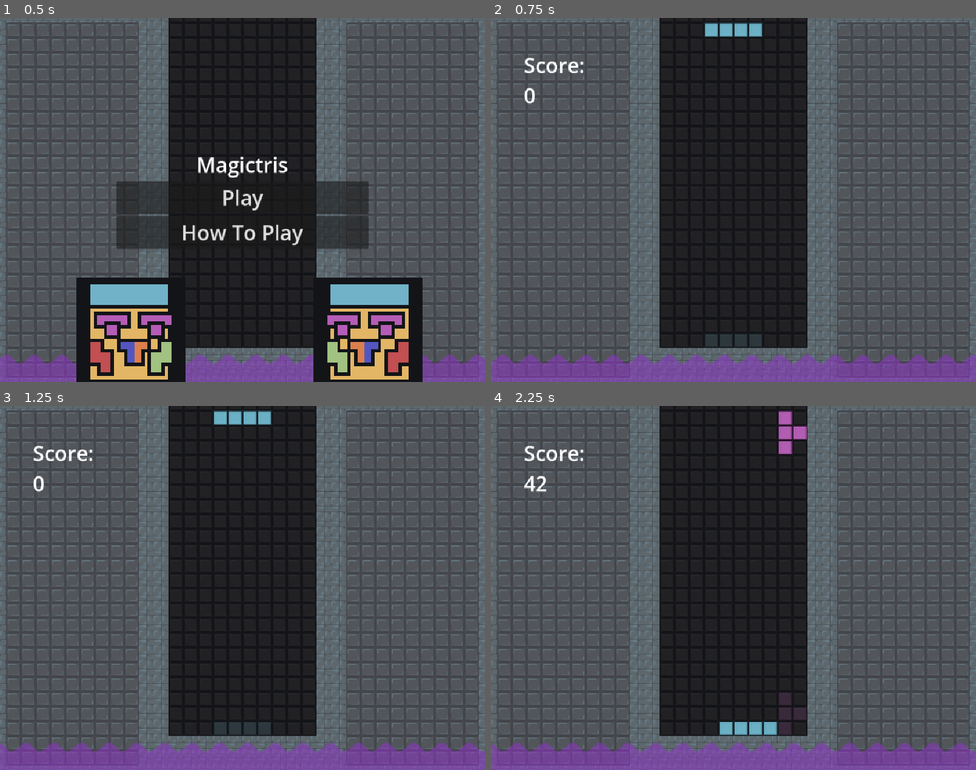
Above: before the commit, frames 1-4 (two rows, left to right).
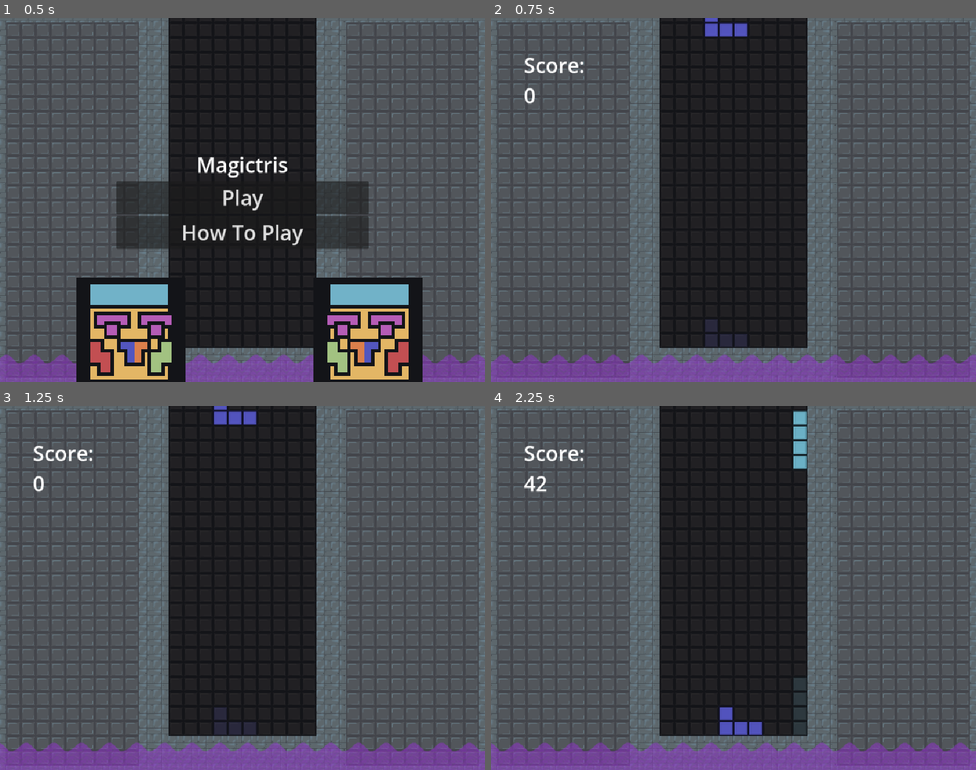
Above: after the commit, the same moments.

Repository: Lochi-dot-JPEG/twistris
Game: Godot game, scene res://locations/main.tscn
Two runs of this game, one before a commit and one after it. Both use one fixed random seed, a clock stepped at 60 frames per second and the inputs below.
Inputs:
- Up to frame 1 (0.5 s): no input
- Up to frame 2 (0.75 s): click "Play" at 0.5 s
- Up to frame 3 (1.25 s): no input
- Up to frame 4 (2.25 s): hold D (right) from 1.28 s (still down); tap Space (harddrop) at 1.35 s; tap W (rotate) at 2.1 s

Frame 1 is identical in both runs. In frame 2, 0.6% of the frame differs, in the area x 44-56%, y 0-91%; in frame 3, 0.6%; in frame 4, 1.5%, in the area x 47-66%, y 1-91%.

Commit message:
fix: reset bag on new round

Diff:
--- a/locations/board/board.gd
+++ b/locations/board/board.gd
@@ -74,7 +74,7 @@
 
 
 func _start_game() -> void:
-
+	block_bag = []
 	tetromino.show()
 	process_mode = Node.PROCESS_MODE_INHERIT
 	update_ui.emit()
Not shown, added: export_presets.cfg
Not shown, changed: .gitignore
Not shown, changed: README.md
